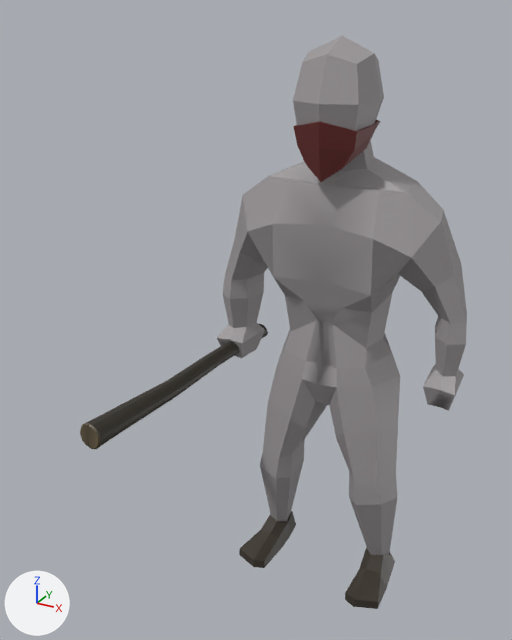
The FBX model Assets/Models/character_rework_hard.fbx as it was, and as the next commit left it.
Rendered twice from a camera (50 mm lens) standing at (7.97, -19.37, 18.98) and looking at (-1.19, -2.71, 10.65). Every picture has the same lights, and +X, +Y and +Z are marked at lower left. Where no turn or scale is listed for an object, it has been applied to the vertices.

Objects in the first picture: 'armor_bandana_red', 'armor_shoes_cloth', 'character', 'stick'.
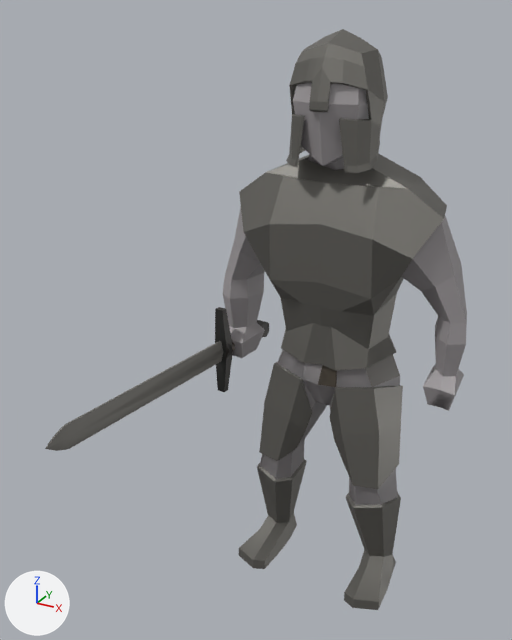
The change, as a list of edits to the scene's bpy script:
```text
Add mat_metal_armor:
    mat_metal_armor = principled_material('metal.armor')
    mat_metal_armor.texture = img_all_gear_texture_png
    mat_metal_armor.metallic = 0.65
Add mat_metal:
    mat_metal = principled_material('metal')
    mat_metal.texture = img_all_gear_texture_png
    mat_metal.metallic = 0.207
Add me_cube_010:
    me_cube_010.from_pydata(...)  # 132 vertices, 144 faces; spans x -2.78..2.78, y -1.56..1.54, z -0.75..3.07
    me_cube_010.materials.append(mat_metal_armor)  # picture img_all_gear_texture_png
Add me_cube_019:
    me_cube_019.from_pydata(...)  # 120 vertices, 115 faces; spans x -2.56..2.56, y -1.28..1.45, z -8.0..1.37
    # faces by material slot: [44, 71]
    me_cube_019.materials.append(mat_metal_armor)  # picture img_all_gear_texture_png
    me_cube_019.materials.append(mat_leather_gear)  # picture img_all_gear_texture_png
Add me_cube_026:
    me_cube_026.from_pydata(...)  # 142 vertices, 164 faces; spans x -3.29..3.29, y -1.54..1.86, z -0.09..6.49
    me_cube_026.materials.append(mat_metal_armor)  # picture img_all_gear_texture_png
Add me_cube_008:
    me_cube_008.from_pydata(...)  # 113 vertices, 106 faces; spans x -0.59..0.63, y -8.09..2.42, z -1.54..1.57
    me_cube_008.materials.append(mat_metal)  # picture img_all_gear_texture_png
Add me_cube_001_1:
    me_cube_001_1.from_pydata(...)  # 208 vertices, 206 faces; spans x -1.34..1.34, y -1.5..1.55, z -1.84..1.79
    me_cube_001_1.materials.append(mat_metal_armor)  # picture img_all_gear_texture_png
Remove ob_stick:
    ob_stick = bpy.data.objects.new('stick', me_cylinder_001)
    ob_stick.location = (-3.54, 1.62, 7.98)
Remove ob_armor_shoes_cloth:
    ob_armor_shoes_cloth = bpy.data.objects.new('armor_shoes_cloth', me_cube_017)
    ob_armor_shoes_cloth.location = (0.0, 0.03, 0.31)
Remove ob_armor_bandana_red:
    ob_armor_bandana_red = bpy.data.objects.new('armor_bandana_red', me_cube_001)
    ob_armor_bandana_red.location = (0.0, 0.45, 8.58)
Add ob_armor_shoes_iron:
    ob_armor_shoes_iron = bpy.data.objects.new('armor_shoes_iron', me_cube_010)
    ob_armor_shoes_iron.location = (0.0, 0.05, 0.67)
Add ob_armor_pants_iron:
    ob_armor_pants_iron = bpy.data.objects.new('armor_pants_iron', me_cube_019)
    ob_armor_pants_iron.location = (0.0, 0.45, 8.58)
Add ob_armor_chest_iron:
    ob_armor_chest_iron = bpy.data.objects.new('armor_chest_iron', me_cube_026)
    ob_armor_chest_iron.location = (0.0, 0.45, 8.58)
Add ob_sword_1h:
    ob_sword_1h = bpy.data.objects.new('sword_1h', me_cube_008)
    ob_sword_1h.location = (-3.99, -0.07, 8.03)
Add ob_armor_helmet_iron:
    ob_armor_helmet_iron = bpy.data.objects.new('armor_helmet_iron', me_cube_001_1)
    ob_armor_helmet_iron.location = (0.0, -0.01, 16.67)
```

Location of each change, (x1, y1, x2, y2) in pixels of the pictures (512 x 640 px):
'armor_chest_iron', added: after (239, 153, 447, 371)
'armor_pants_iron', added: after (259, 354, 403, 489)
    faces in mat_metal_armor (picture img_all_gear_texture_png): (259, 362, 403, 489)
    faces in mat_leather_gear (picture img_all_gear_texture_png): (318, 354, 400, 387)
'armor_helmet_iron', added: after (286, 29, 388, 173)
'armor_shoes_iron', added: after (238, 459, 401, 610)
'sword_1h', added: after (45, 307, 269, 451)
'stick', deleted (black): before (80, 324, 268, 449)
'armor_shoes_cloth', deleted: before (239, 511, 395, 609)
'armor_bandana_red', deleted (brown): before (293, 120, 381, 182)
'character', unchanged, covered by the edit: before (217, 35, 467, 555); after (222, 83, 467, 505)
